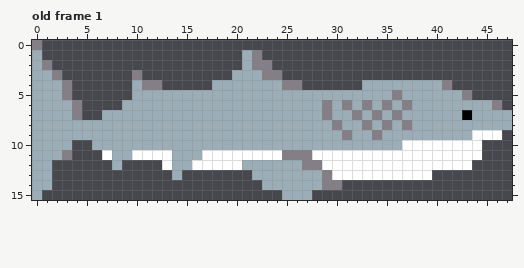
One commit to this pixel-art file: Assets/Sprites & Tiles/Sprites/shark.aseprite. The picture above is the old version.
48x16 pixels, 1 frame. Shown: old frame 1. The commit also changed other frames, which this record leaves out.
The result:
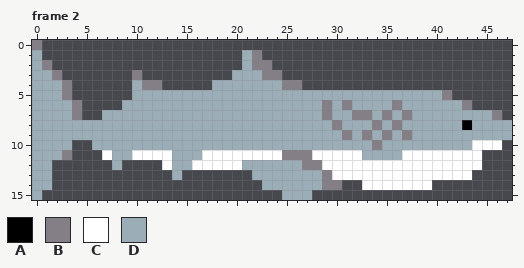
Palette (. is transparent): A #000000  B #847e87  C #ffffff  D #9badb7
A new or re-ordered frame is compared with the old frame closest to it.
Difference:
frames 1 -> 5
Frame 2 is new; against old frame 1:
y 4: x 33..41 DDDDDDDDB -> .........
y 5: x 36 B -> D; x 41..43 DDB -> B..
y 6: x 33 B -> D; x 35..37 BDB -> DBD; x 43..46 DDDB -> B...
y 7: x 33..37 DBDBD -> BDBDB; x 43 A -> D; x 46..47 DD -> B.
y 8: x 33..37 BDBDB -> DBDBD; x 43 D -> A
y 9: x 33..35 DBD -> BDB; x 37 D -> B; x 44..47 CCC. -> DDDD
y 10: x 34 D -> B; x 37..43 CCCCCCC -> DDDDDDD; x 45..46 .. -> CC
y 11: x 33..36 CCCC -> DDDD
y 12: x 44 . -> C
y 13: x 40..43 .... -> CCCC
y 14: x 33..39 ....... -> CCCCCCC
